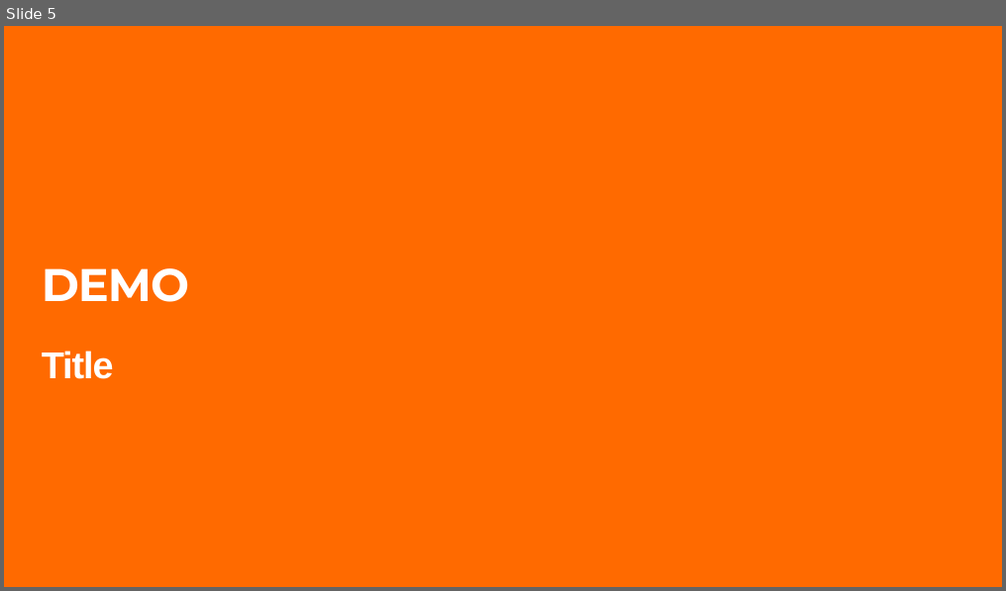
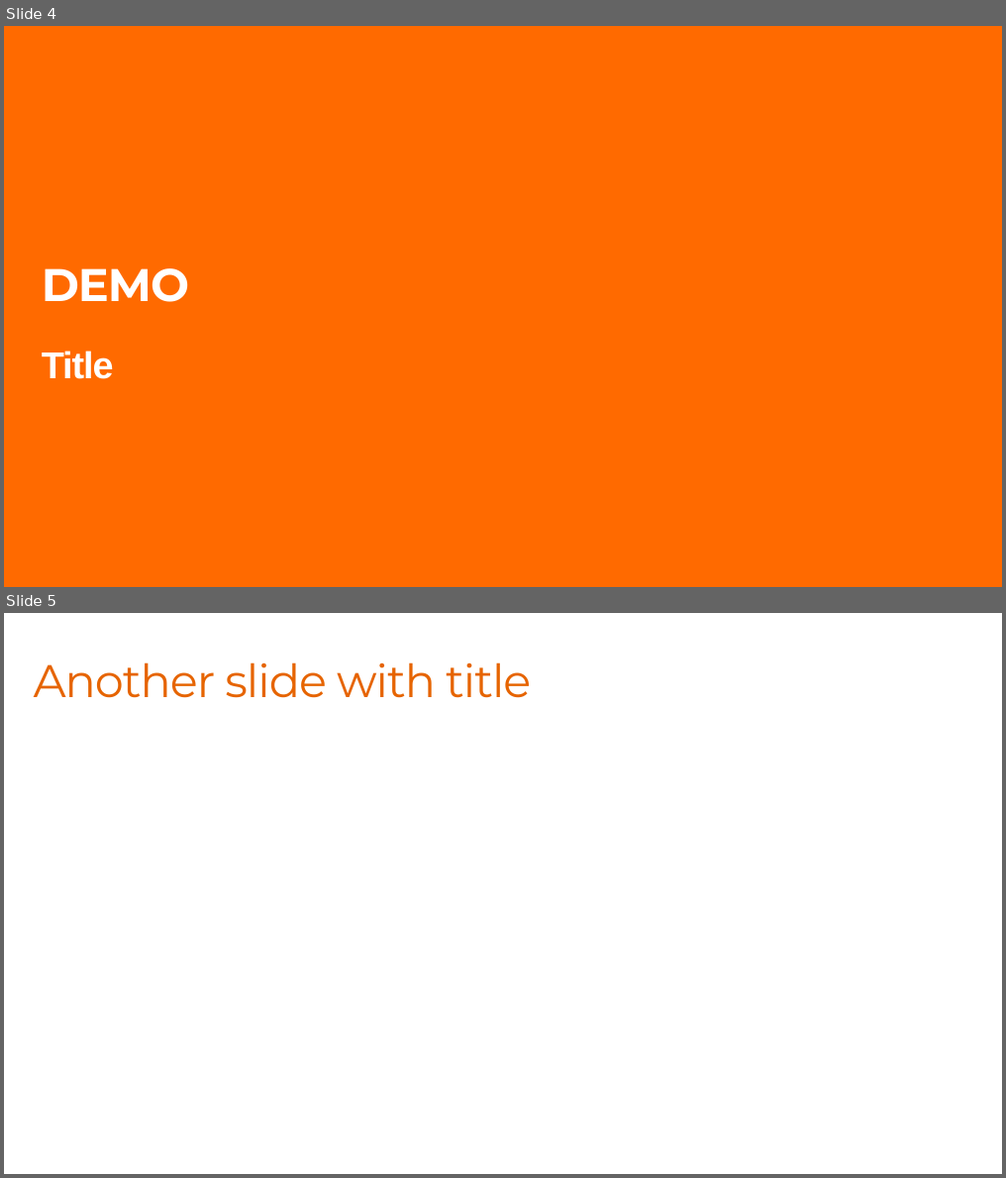
Before and after one commit to DotNetCodeIT/aiday2025, a slide deck: template/Template_AIDay2025.pptx. Shown one above the other, each under a label of ours: slide 5 before the commit, slides 4 and 5 after it. The pictures are 1006x591 and 1006x1178 pixels, drawn with LibreOffice and Linux fonts; fonts in the diff are those of the drawing; background and template pictures are left out. Boxes give left, top, right and bottom in pixels: in the first picture for what was removed or moved away, otherwise in the second. Text is boxed around its words. In the diff, an @@ line names an element or a change of style, - is before the commit and + after.

```diff
--- a/template/Template_AIDay2025.pptx
+++ b/template/Template_AIDay2025.pptx
@@ slide 5 added at <box>4,613,1002,1174</box>, background #FFFFFF @@
@@ title added at <box>34,663,531,698</box>, 44 pt, text #E66400 @@
+Another slide with title
@@ what was slide 5 is now slide 4 @@
```
Also in this commit, not shown: 1 other slide changed, 3 other slides added, 4 slides removed.
